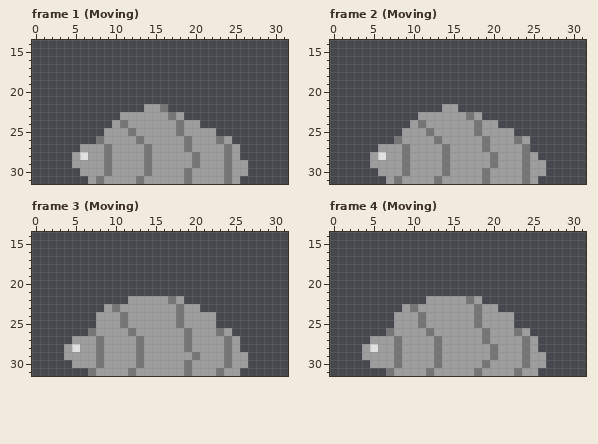
A pixel-art file gets an edit: dots/Aseprite drawings/Enemy01.aseprite. The picture above is the old version.
32x32 pixels, 48 frames. Shown: frame 1 (Moving): x 0..31, y 14..31; frame 2 (Moving): x 0..31, y 14..31; frame 3 (Moving): x 0..31, y 14..31; frame 4 (Moving): x 0..31, y 14..31. The commit also changed other frames, which this record leaves out.
Once edited:
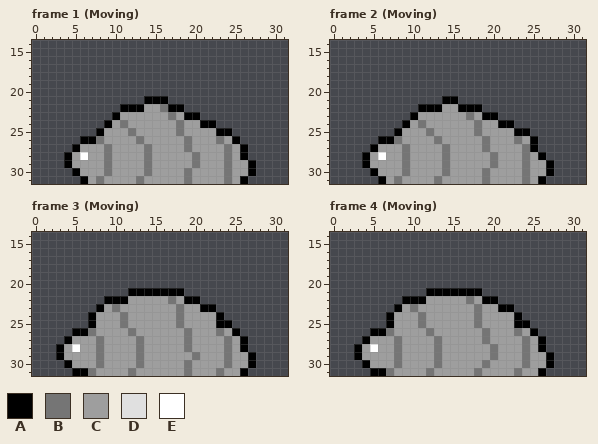
Palette (. is transparent): A #000000  B #757575  C #9e9e9e  D #e0e0e0  E #ffffff
Edits made:
Frame 1 (Moving):
y 21: x 14..16 ... -> AAA
y 22: x 11..13 ... -> AAA; x 17..18 .. -> AA
y 23: x 10 . -> A; x 19..20 .. -> AA
y 24: x 9 . -> A; x 21..22 .. -> AA
y 25: x 8 . -> A; x 23..24 .. -> AA
y 26: x 6..7 .. -> AA; x 25 . -> A
y 27: x 5 . -> A; x 26 . -> A
y 28: x 4 . -> A; x 6 D -> E; x 26 . -> A
y 29: x 4 . -> A; x 27 . -> A
y 30: x 5 . -> A; x 27 . -> A
y 31: x 6 . -> A; x 26 . -> A
Frame 2 (Moving):
y 21: x 14..15 .. -> AA
y 22: x 11..13 ... -> AAA; x 16..18 ... -> AAA
y 23: x 10 . -> A; x 19..20 .. -> AA
y 24: x 9 . -> A; x 21..22 .. -> AA
y 25: x 8 . -> A; x 23..24 .. -> AA
y 26: x 6..7 .. -> AA; x 25 . -> A
y 27: x 5 . -> A; x 25 . -> A
y 28: x 4 . -> A; x 6 D -> E; x 26 . -> A
y 29: x 4 . -> A; x 27 . -> A
y 30: x 5 . -> A; x 27 . -> A
y 31: x 6 . -> A; x 26 . -> A
Frame 3 (Moving):
y 21: x 12..18 ....... -> AAAAAAA
y 22: x 9..11 ... -> AAA; x 19..20 .. -> AA
y 23: x 8 . -> A; x 21..22 .. -> AA
y 24: x 7 . -> A; x 23 . -> A
y 25: x 7 . -> A; x 23..24 .. -> AA
y 26: x 5..6 .. -> AA; x 25 . -> A
y 27: x 4 . -> A; x 26 . -> A
y 28: x 3 . -> A; x 5 D -> E; x 26 . -> A
y 29: x 3 . -> A; x 27 . -> A
y 30: x 4 . -> A; x 27 . -> A
y 31: x 5..6 .. -> AA; x 26 . -> A
Frame 4 (Moving): the same change as frame 3 (Moving)
Where, in picture pixels (left, top, right, bottom), the same in both pictures:
changed: (64, 96, 256, 184)
changed: (362, 96, 554, 184)
changed: (56, 288, 256, 376)
changed: (354, 288, 554, 376)
